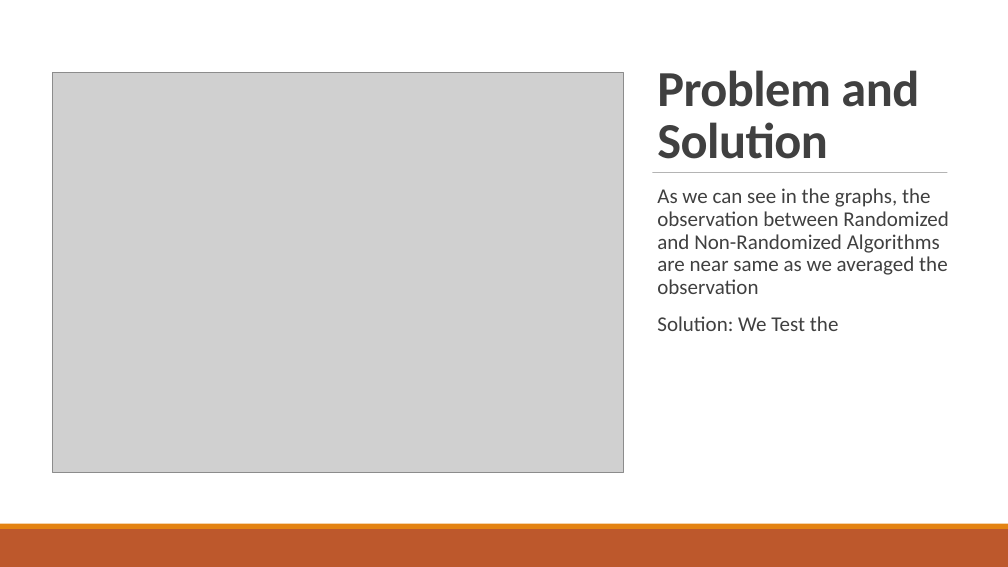
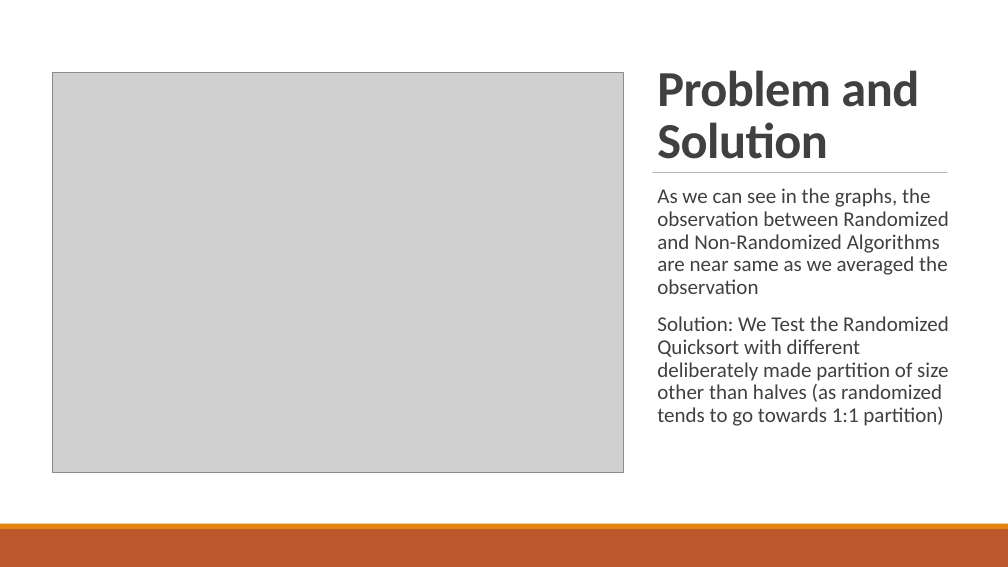
Before and after one commit to ayndp657/ALGORITHMLAB, a slide deck: slide 28 of Assignment 1/Assignment Presentation.pptx. Drawn at 1008x567 pixels with LibreOffice and Linux fonts; fonts in the diff are those of the drawing; grey boxes stand for pictures. Boxes give left, top, right and bottom in pixels: in the first picture for what was removed or moved away, otherwise in the second. Text is boxed around its words. In the diff, an @@ line names an element or a change of style, - is before the commit and + after.

Commit message:
Problem 2 done finalyy woohoo

```diff
--- a/Assignment 1/Assignment Presentation.pptx
+++ b/Assignment 1/Assignment Presentation.pptx
@@ text at (657,316,949,426): text changed @@
-  Solution: We Test the
+  Solution: We Test the Randomized Quicksort with different deliberately made partition of size other than halves (as randomized tends to go towards 1:1 partition)
```
Also in this commit, not shown: 5 slides added, 1 other file.
